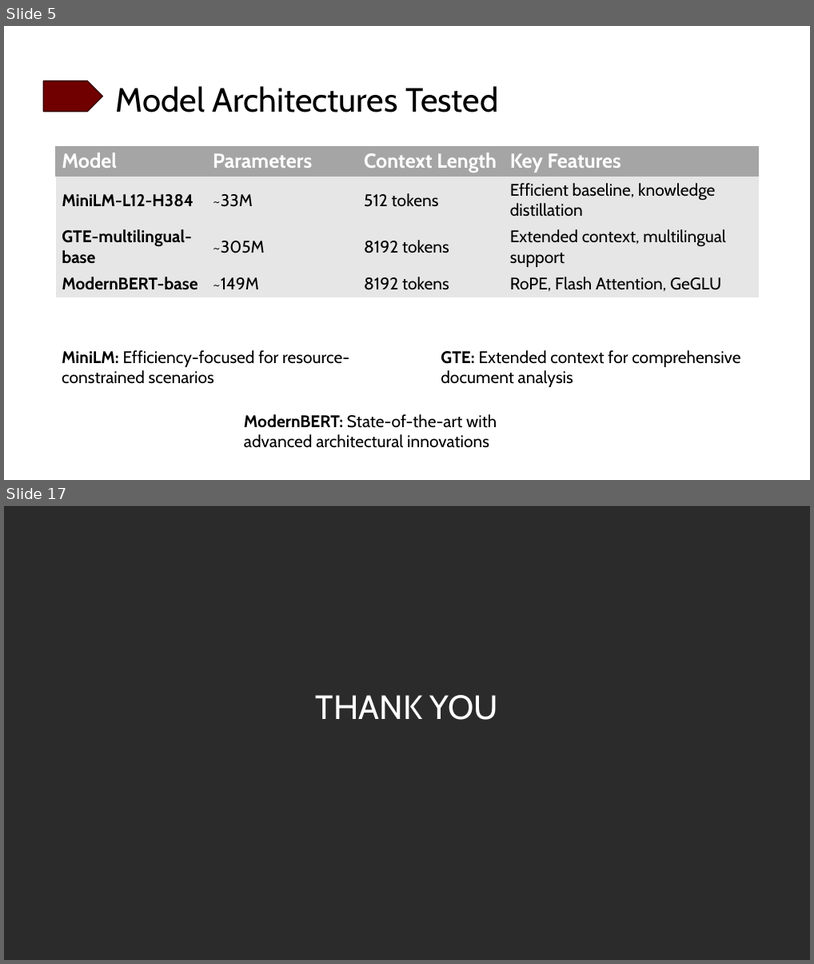
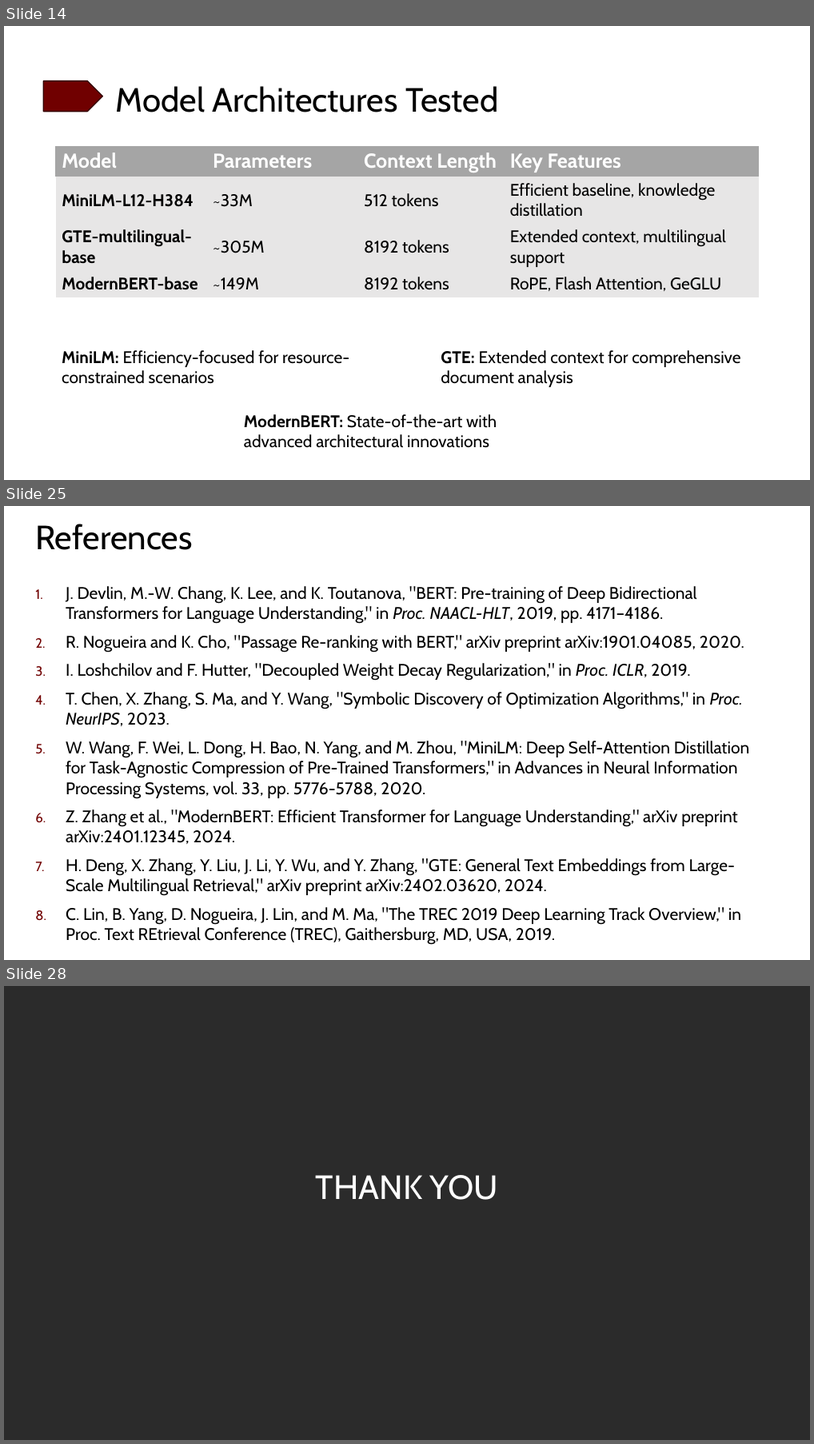
Before and after one commit to skfrost19/cross-encoder-modal, a slide deck: cross_encoder/thesis/Thesis_presentation.pptx. Shown one above the other, each under a label of ours: slides 5 and 17 before the commit, slides 14, 25 and 28 after it; the slides between them are not shown. The pictures are 814x964 and 814x1444 pixels, drawn with LibreOffice and Linux fonts; fonts in the diff are those of the drawing; background and template pictures are left out; a plain dark background stands for a picture behind light text. Boxes give left, top, right and bottom in pixels: in the first picture for what was removed or moved away, otherwise in the second. Text is boxed around its words. In the diff, an @@ line names an element or a change of style, - is before the commit and + after.

```diff
--- a/cross_encoder/thesis/Thesis_presentation.pptx
+++ b/cross_encoder/thesis/Thesis_presentation.pptx
@@ slide 25 added at <box>4,506,810,960</box>, background #FFFFFF @@
@@ title added at <box>35,524,192,550</box>, 40 pt, text #000000 @@
+References
@@ text added at <box>66,586,750,944</box>, 20 pt, text #000000 @@
+1. J. Devlin, M.-W. Chang, K. Lee, and K. Toutanova, "BERT: Pre-training of Deep Bidirectional Transformers for Language Understanding," in Proc. NAACL-HLT, 2019, pp. 4171–4186.
+2. R. Nogueira and K. Cho, "Passage Re-ranking with BERT," arXiv preprint arXiv:1901.04085, 2020.
+3. I. Loshchilov and F. Hutter, "Decoupled Weight Decay Regularization," in Proc. ICLR, 2019.
+4. T. Chen, X. Zhang, S. Ma, and Y. Wang, "Symbolic Discovery of Optimization Algorithms," in Proc. NeurIPS, 2023.
+5. W. Wang, F. Wei, L. Dong, H. Bao, N. Yang, and M. Zhou, "MiniLM: Deep Self-Attention Distillation for Task-Agnostic Compression of Pre-Trained Transformers," in Advances in Neural Information Processing Systems, vol. 33, pp. 5776-5788, 2020.
+6. Z. Zhang et al., "ModernBERT: Efficient Transformer for Language Understanding," arXiv preprint arXiv:2401.12345, 2024.
+7. H. Deng, X. Zhang, Y. Liu, J. Li, Y. Wu, and Y. Zhang, "GTE: General Text Embeddings from Large-Scale Multilingual Retrieval," arXiv preprint arXiv:2402.03620, 2024.
+8. C. Lin, B. Yang, D. Nogueira, J. Lin, and M. Ma, "The TREC 2019 Deep Learning Track Overview," in Proc. Text REtrieval Conference (TREC), Gaithersburg, MD, USA, 2019.
@@ what was slide 5 is now slide 14 @@
@@ what was slide 17 is now slide 28 @@
```
Also in this commit, not shown: 15 slides changed, 10 other slides added, 3 other files.
